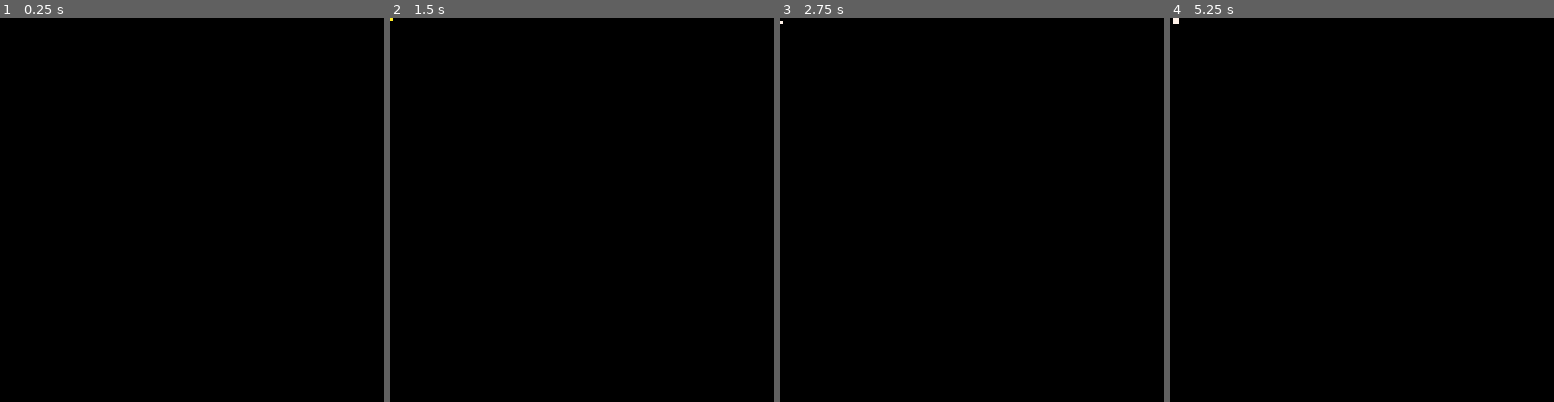
Above: before the commit, frames 1-4 (left to right).
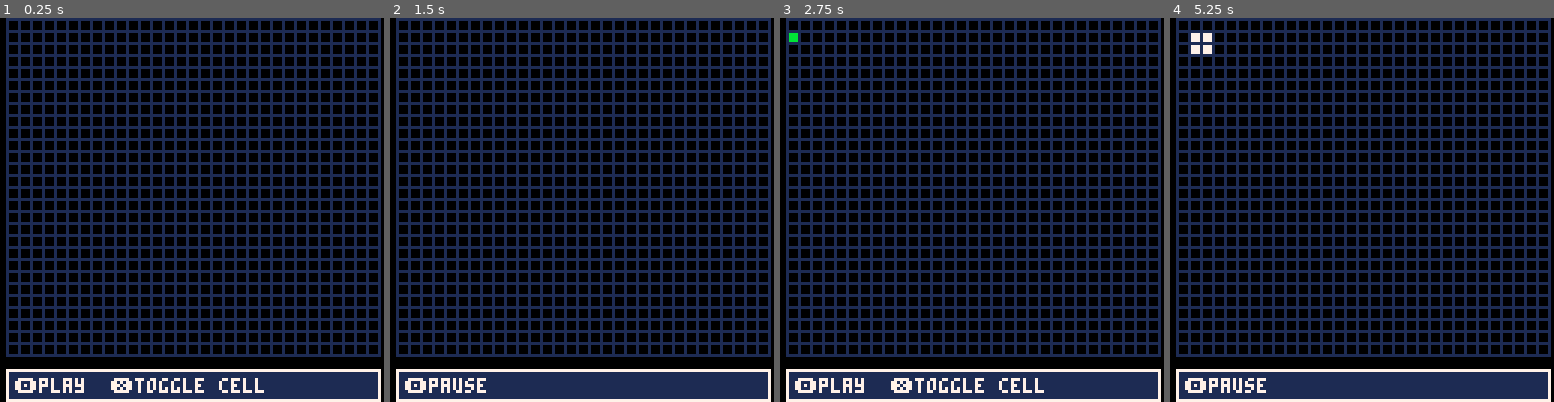
Above: after the commit, the same moments.

Repository: duffhause/Pico-8ConwaysGameOfLife
Game: PICO-8 cartridge conways_game_of_life.p8
The game is run twice, just before and just after one commit, with the same random seed, the same clock (stepped at 60 frames per second) and the same inputs.
Inputs:
- Up to frame 1 (0.25 s): no input
- Up to frame 2 (1.5 s): tap O (Z key) at 0.33, 0.7, 1.43 s; tap X (X key) at 1.07 s
- Up to frame 3 (2.75 s): hold Left 1.97-2.37 s; tap X (X key) at 2.07, 2.4, 2.73 s; tap O (Z key) at 2.22 s; hold Down from 2.42 s (still down)
- Up to frame 4 (5.25 s): release Down at 2.82 s; hold Right 2.87-3.53 s; tap X (X key) every 0.33 s from 3.07 to 5.07 s; tap O (Z key) at 3.1, 3.98, 4.87 s; hold Up 3.58-4.08 s; hold Right 4.13-4.53 s; hold Down 4.58-5.08 s; hold Left from 5.13 s (still down)

The runs differ from the first frame. In frame 1, 47% of the frame differs, in the area x 1-100%, y 0-100%; in frame 2, 47%; in frame 3, 47%; in frame 4, 47%, in the area x 0-100%, y 0-100%.

Commit message:
Add graphics

Diff:
--- a/conways_game_of_life.p8
+++ b/conways_game_of_life.p8
@@ -5,7 +5,7 @@
 
 function _init()
 	-- Create grid
-	g = create_grid(128, 128)
+	g = create_grid(31, 28)
 
 	-- Create cursor
 	c = {0,0}
@@ -13,35 +13,66 @@
 
 	-- Create timer
 	t = 0
+	game_speed = 5
 	paused = true
+
+	-- Create offsets
+	xOff, yOff = 2, 0
+	cell_size = 4
 end
 
 function _draw()
-	-- Clear screen
 	cls()
-
-	-- Draw tiles
-	for i = 1,g.x do
-		for ii = 1,g.y do
-			if (g[i][ii]) pset(i-1, ii-1, 7)
-		end
-	end
-
-	-- Draw cursor
-	if (c.show) pset(c[1], c[2], 10)
+	draw_grid()
+	if (paused) draw_cursor()
+	draw_hud()
 end
 
 function _update()
 	t += 1
-	c.show = not c.show
-	move_cursor()
-	click_cursor()
+	if paused then
+		c.show = not c.show
+		move_cursor()
+		click_cursor()
+	end
 
 	if (btnp(4)) paused = not paused
 
-	if t > 15 and not paused then
+	if t > game_speed and not paused then
 		update_grid()
 		t = 0
+	end
+end
+
+function draw_cursor()
+	if c.show then
+		local cx, cy = (c[1]*cell_size)+xOff, (c[2]*cell_size)+yOff	-- Calculate x and y to draw cursor
+		rectfill(cx+1, cy+1, cx+cell_size-1, cy+cell_size-1, 11)	-- Draw cursor
+	end
+end
+
+function draw_grid()
+	for i = 1, g.x do
+		for ii = 1, g.y do
+			local x, y = ((i-1)*cell_size) + xOff, ((ii-1)*cell_size) + yOff	-- Calculate x and y for cell
+			rect(x, y, x+cell_size, y+cell_size, 1) 				-- Draw box for grid
+			if (g[i][ii]) rectfill(x+1, y+1, x+cell_size-1, y+cell_size-1, 7)	-- Draw box if live cell
+
+		end
+	end
+end
+
+function draw_hud()
+	-- Draw background
+	rectfill(2,117,126,127, 1)
+	rect	(2,117,126,127, 7)
+
+	if not DEBUG then
+		print("🅾️" .. (paused and "play" or "pause"), 5, 120, 7)
+		if (paused) print("❎toggle cell", 37, 120)
+	else
+		print(stat(1).."cpu ", 5, 120, 7)
+		print(stat(7) .. "fps ", 64, 120)
 	end
 end
 
@@ -50,8 +81,8 @@
 	for i = 1, g.x do
 		for ii = 1, g.y do
 			local n = get_neighbours(i, ii)
-			if ((n == 2 or n == 3) and g[i][ii]) next[i][ii] = true
-			if (n == 3 and not g[i][ii]) next[i][ii] = true
+			if ((n == 2 or n == 3) and g[i][ii]) next[i][ii] = true	-- If cell has 2 or 3 neighbours then it survives
+			if (n == 3 and not g[i][ii]) next[i][ii] = true		-- If cell is dead but has 3 live neighbours then repopulate
 		end
 	end
 
@@ -61,6 +92,7 @@
 function get_neighbours(x, y)
 	local n = 0
 
+	-- Need to check if the cell is missing neighbours due to grid limitation
 	local has_left = x > 1
 	local has_right = x < g.x
 	local has_top = y > 1
@@ -86,8 +118,8 @@
 end
 
 function click_cursor()
-	local x,y = c[1], c[2]
-	if (btnp(5)) g[x+1][y+1] = not g[x+1][y+1]
+	local x, y = c[1], c[2]
+	if (btnp(5)) g[x+1][y+1] = not g[x+1][y+1] -- Toggle cell if click
 end
 
 function move_cursor()
